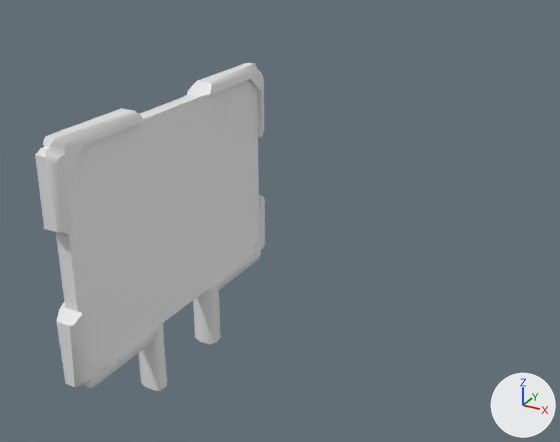
A saved change to the FBX model Assets/Art/em/assets/computer.fbx.
Rendered twice from a 50 mm camera at (2.12, -2.8, 2.33) aimed at (-0.28, 1.57, 0.14). Lighting does not change. The marker at lower right points along +X, +Y and +Z.

Objects in the first picture: 'bo.comp DONE'.
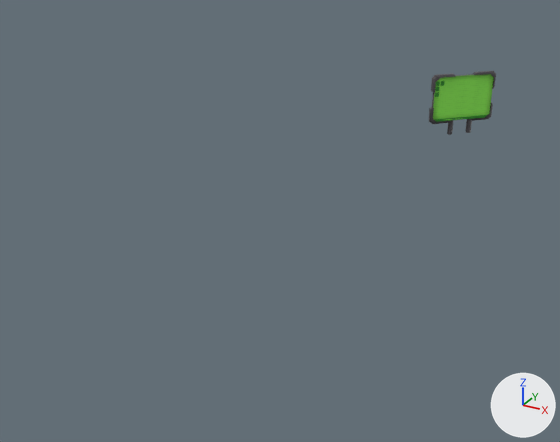
What differs and where, as boxes [x1, y1, x2, y2] in the pictures (560 x 442 px):
'bo.comp DONE', recoloured, moved, turned, rescaled
    before: [35, 63, 265, 391]
    after: [429, 71, 496, 135]

What changed in the scene script:
```text
Add img_t_comp_text_defaultmaterial_basemap_png:
    img_t_comp_text_defaultmaterial_basemap_png = load_image('T_comp.text_DefaultMaterial_BaseMap.png', '../textures/T_comp.text_DefaultMaterial_BaseMap.png', 2048, 2048, 'sRGB')
Add mat_material_001:
    mat_material_001 = principled_material('Material.001')
    mat_material_001.texture = img_t_comp_text_defaultmaterial_basemap_png
Change me_cube_006:
    where me_cube_006.from_pydata(...)  # 216 vertices, 222 faces; spans x -8.0..5.0, y 0.0..144.0, z -81.0..80.0
    add me_cube_006.materials.append(mat_material_001)  # picture img_t_comp_text_defaultmaterial_basemap_png
Change ob_bo_comp_done:
    ob_bo_comp_done.location: (0.0, 0.0, 0.0) -> (0.072, 4.652, 0.0)
    ob_bo_comp_done.rotation_euler: (1.571, 0.0, 0.0) -> (1.571, 0.0, -0.785)  # degrees (90, 0, 0) -> degrees (90, 0, -45)
    ob_bo_comp_done.scale: (0.01, 0.01, 0.01) -> (0.00424, 0.00424, 0.00424)
```
